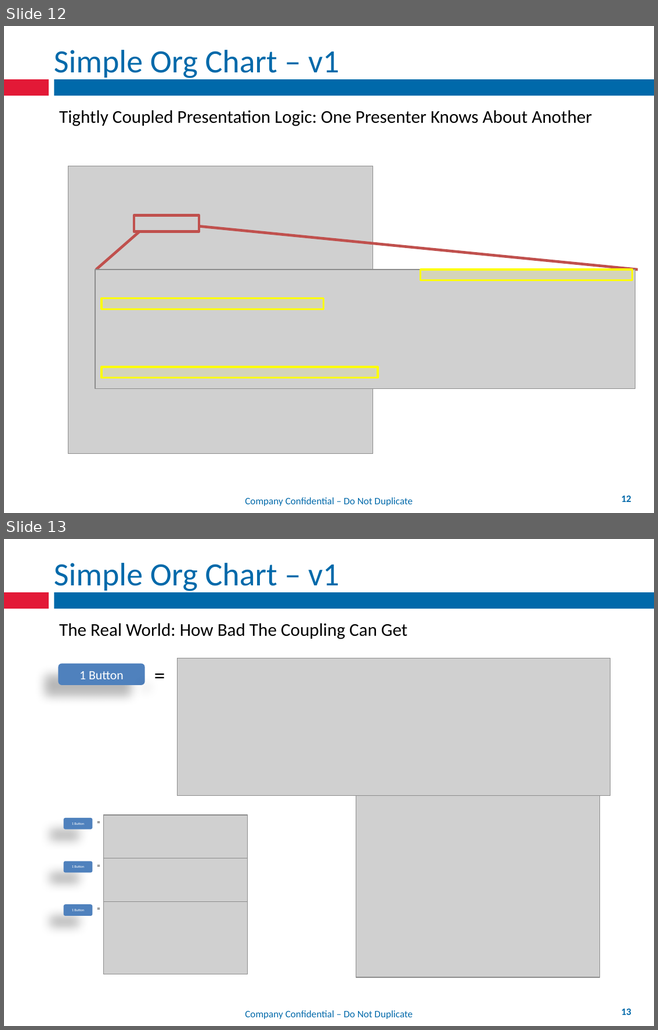
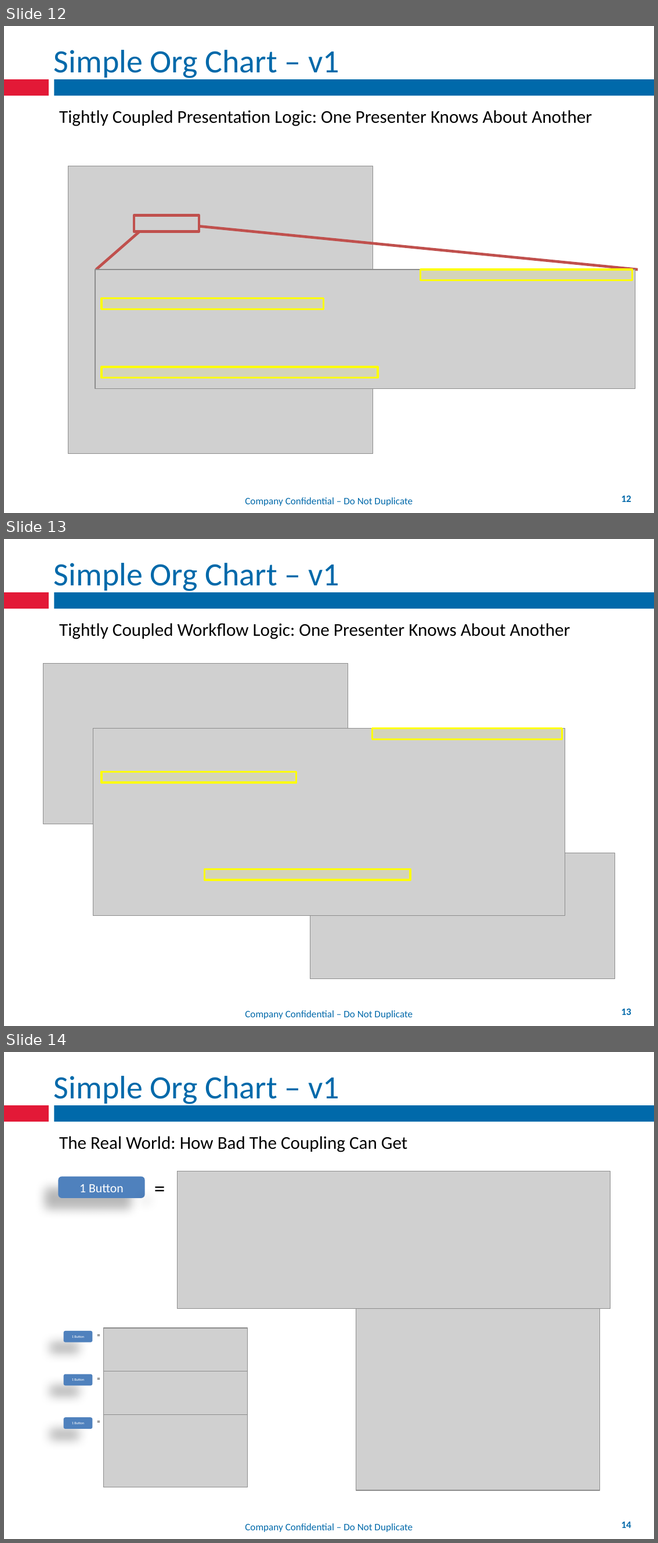
Before and after one commit to mxriverlynn/presentations-and-training, a slide deck: Decoupling Workflow With App Controler/Decoupling Workflow From Forms.pptx. Shown one above the other, each under a label of ours: slides 12 and 13 before the commit, slides 12, 13 and 14 after it. The pictures are 658x1030 and 658x1543 pixels, drawn with LibreOffice and Linux fonts; fonts in the diff are those of the drawing; grey boxes stand for pictures; background and template pictures are left out. Boxes give left, top, right and bottom in pixels: in the first picture for what was removed or moved away, otherwise in the second. Text is boxed around its words. In the diff, an @@ line names an element or a change of style, - is before the commit and + after.

```diff
--- a/Decoupling Workflow With App Controler/Decoupling Workflow From Forms.pptx
+++ b/Decoupling Workflow With App Controler/Decoupling Workflow From Forms.pptx
@@ slide 13 added at (x1=4, y1=539, x2=654, y2=1026), background #FFFFFF; not listed: 4 template elements that a slide beside it also shows @@
@@ title added at (x1=54, y1=563, x2=339, y2=593), 36 pt, text #0069AA @@
+Simple Org Chart – v1
@@ text added at (x1=59, y1=623, x2=570, y2=639), 20 pt, text #000000 @@
+Tightly Coupled Workflow Logic: One Presenter Knows About Another
@@ group added at (x1=43, y1=664, x2=615, y2=979): 3 pictures, 3 rectangles @@
@@ what was slide 13 is now slide 14 @@
@@ page number at (x1=621, y1=1522, x2=631, y2=1528): text changed @@
-13
+14
```
Also in this commit, not shown: 2 slides changed, 2 other files.
